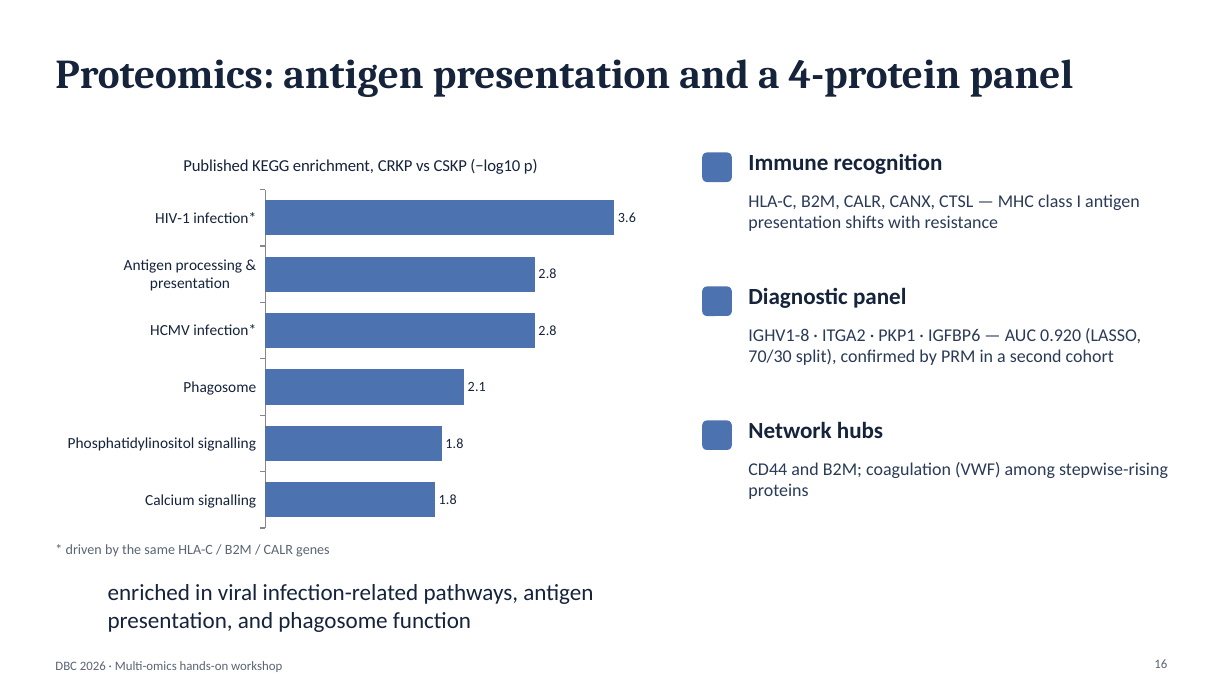
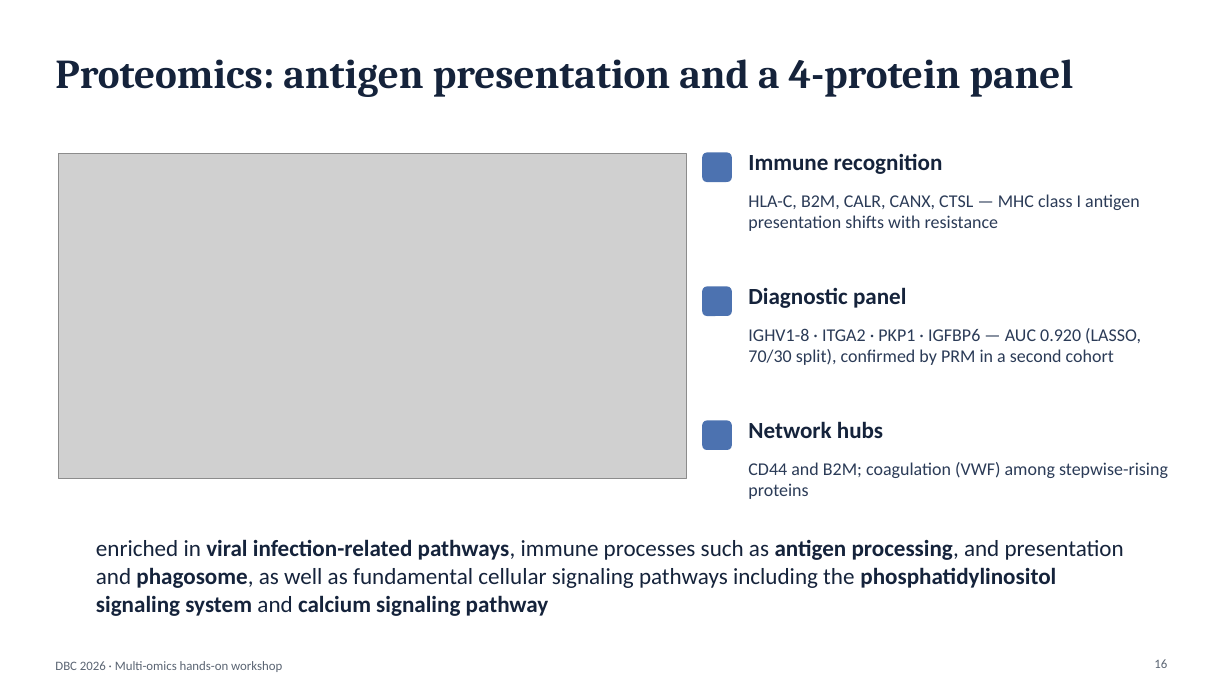
Before and after one commit to biosustain/dsp_multiomics_workshop, a slide deck: slide 16 of slides/01_workshop_introduction.pptx. Drawn at 1232x693 pixels with LibreOffice and Linux fonts; fonts in the diff are those of the drawing; grey boxes stand for pictures. Boxes give left, top, right and bottom in pixels: in the first picture for what was removed or moved away, otherwise in the second. Text is boxed around its words. In the diff, an @@ line names an element or a change of style, - is before the commit and + after.

```diff
--- a/slides/01_workshop_introduction.pptx
+++ b/slides/01_workshop_introduction.pptx
@@ bar chart removed at <box>55,139,665,536</box> @@
-title "Published KEGG enrichment, CRKP vs CSKP (−log10 p)"
-categories: Calcium signalling, Phosphatidylinositol signalling, Phagosome, HCMV infection*, Antigen processing & presentation, HIV-1 infection*
-Series 1: 1.8, 1.8, 2, 2.8, 2.8, 3.6
@@ picture added at <box>58,153,686,479</box> @@
@@ text at <box>96,539,1124,616</box>: text changed; bold on @@
-enriched in viral infection-related pathways, antigen presentation, and phagosome function
+enriched in viral infection-related pathways, immune processes such as antigen processing, and presentation and phagosome, as well as fundamental cellular signaling pathways including the phosphatidylinositol signaling system and calcium signaling pathway
@@ text removed at <box>66,544,330,557</box> @@
-* driven by the same HLA-C / B2M / CALR genes
```
Also in this commit, not shown: 10 other slides changed.
